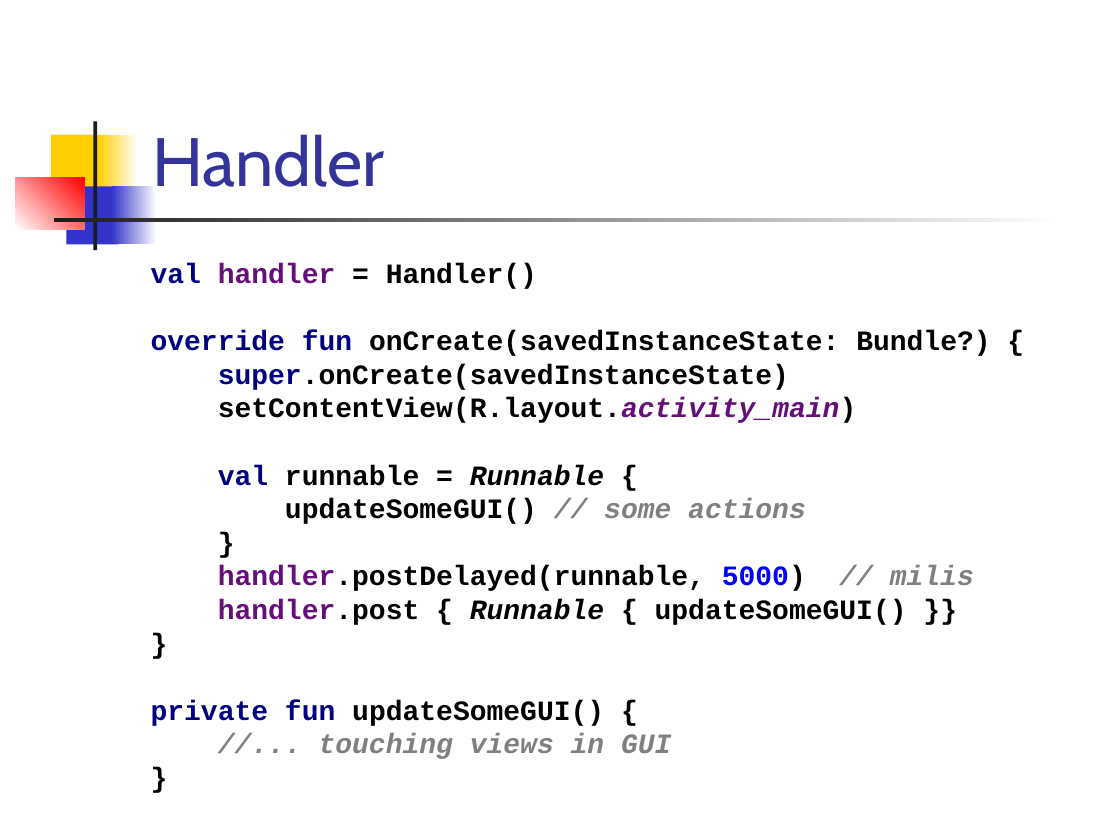
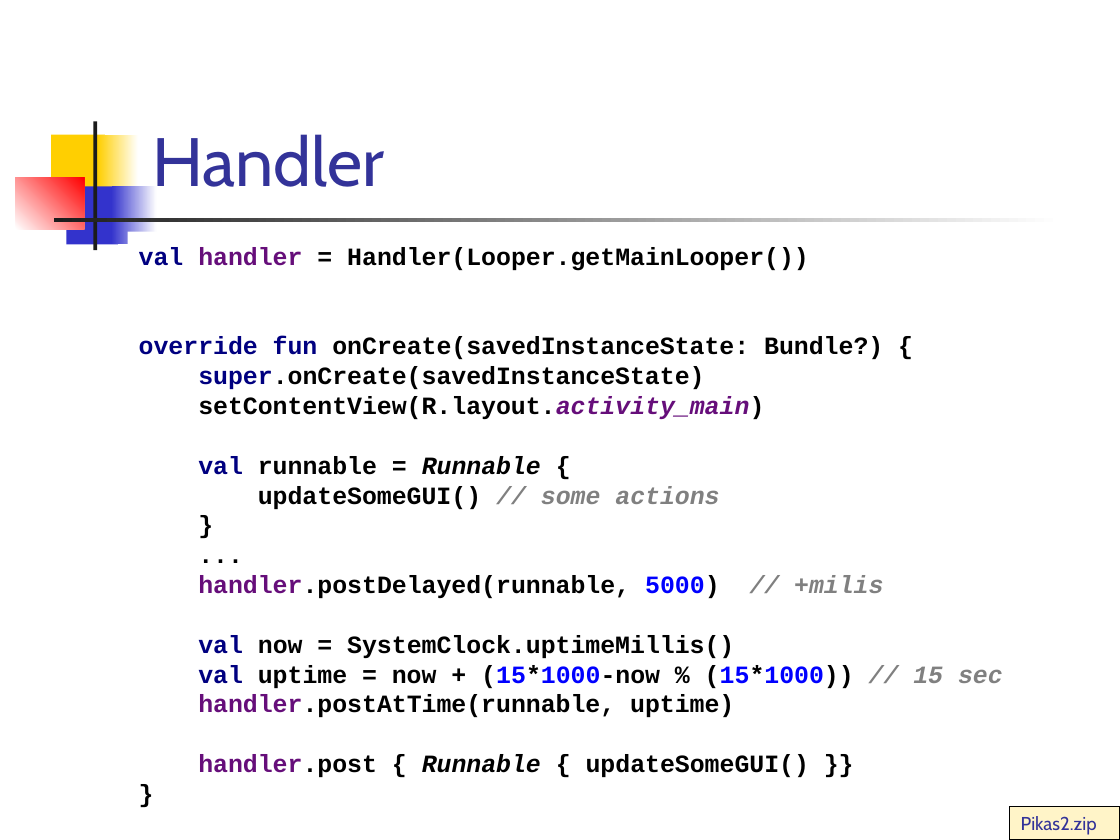
Before and after one commit to vmandro/Prednasky, a slide deck: slide 10 of 03/03_Android.ppt (slide 9 before the commit). Drawn at 1120x840 pixels with LibreOffice and Linux fonts; fonts in the diff are those of the drawing. Boxes give left, top, right and bottom in pixels: in the first picture for what was removed or moved away, otherwise in the second. Text is boxed around its words. In the diff, an @@ line names an element or a change of style, - is before the commit and + after.

```diff
--- a/03/03_Android.ppt
+++ b/03/03_Android.ppt
@@ text at (x1=139, y1=247, x2=1003, y2=777): text changed; size 18 to 16 pt @@
-val handler = Handler()
-override fun onCreate(savedInstanceState: Bundle?) {
-super.onCreate(savedInstanceState)
-setContentView(R.layout.activity_main)
-val runnable = Runnable {
-updateSomeGUI() // some actions
-}
-handler.postDelayed(runnable, 5000) // milis
-handler.post { Runnable { updateSomeGUI() }}
-}
-private fun updateSomeGUI() {
-//... touching views in GUI
-}
+val handler = Handler(Looper.getMainLooper())
+override fun onCreate(savedInstanceState: Bundle?) {
+super.onCreate(savedInstanceState)
+setContentView(R.layout.activity_main)
+val runnable = Runnable {
+updateSomeGUI() // some actions
+}
+...
+handler.postDelayed(runnable, 5000) // +milis
+val now = SystemClock.uptimeMillis()
+val uptime = now + (15*1000-now % (15*1000)) // 15 sec
+handler.postAtTime(runnable, uptime)
+handler.post { Runnable { updateSomeGUI() }}
+}
@@ rectangle added at (x1=1010, y1=806, x2=1120, y2=840), fill #FFF4C8, outline #000000 0.74 pt, 12 pt, text #333399 @@
+Pikas2.zip
```
Also in this commit, not shown: 25 other slides changed, 3 slides added, 1 slide removed, 2 other files.
